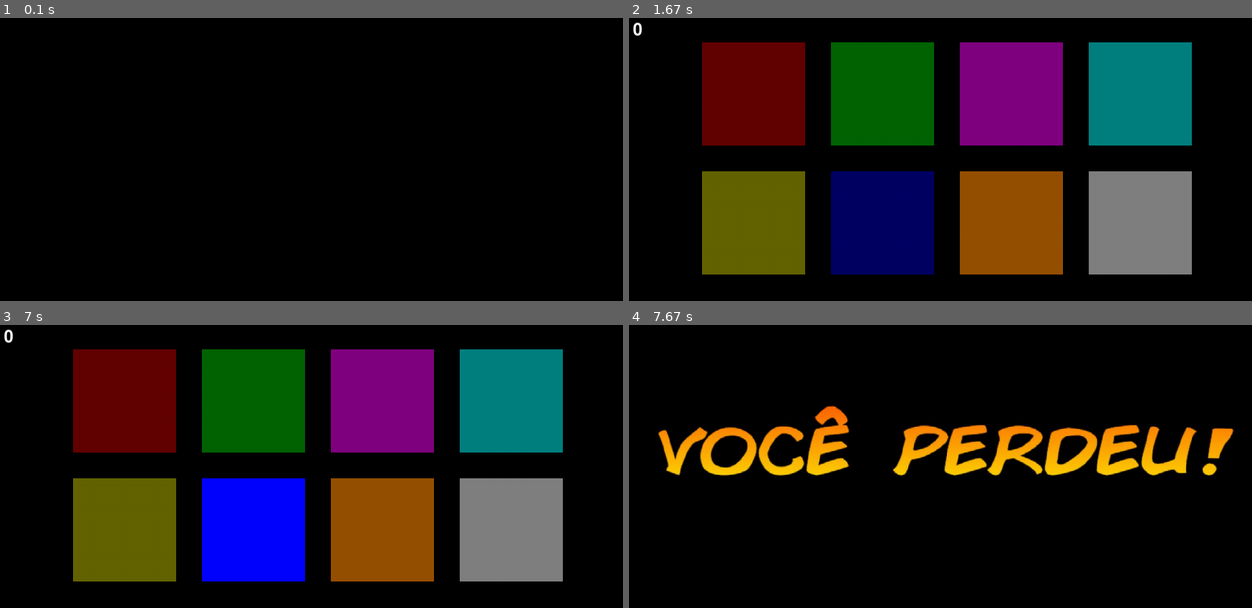
Above: before the commit, frames 1-4 (two rows, left to right).
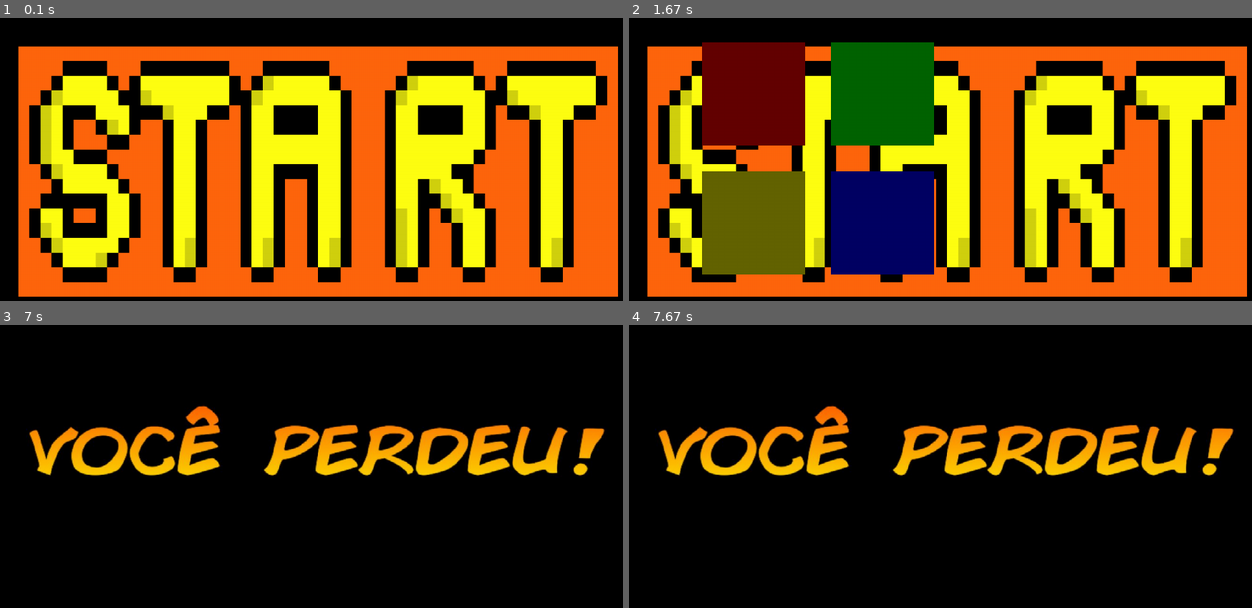
Above: after the commit, the same moments.

Repository: luccapbsaraiva/Projeto_pygame
Game: pygame game, started from Genius.py
Two runs of this game, one before a commit and one after it. Both use one fixed random seed, a clock stepped at 60 frames per second and the inputs below.
Inputs:
- Up to frame 1 (0.1 s): no input
- Up to frame 2 (1.67 s): tap Enter at 0.33 s
- Up to frame 3 (7 s): tap Space at 4.17 s; hold S 5.27-6.38 s
- Up to frame 4 (7.67 s): no input

The runs differ from the first frame. In frame 1, 64% of the frame differs, in the area x 2-100%, y 9-99%; in frame 2, 54%; in frame 3, 53%; in frame 4, nothing differs.

Commit message:
Update Genius.py
imagem "start" e só sai dessa tela ao apertar alguma tecla

Diff:
--- a/Genius.py
+++ b/Genius.py
@@ -10,6 +10,8 @@
 font = pygame.font.SysFont(None, 48)
 imagem = pygame.image.load("som/voceperdeu.jpg")
 imagem = pygame.transform.scale(imagem, (1250, 600))
+imagem2= pygame.image.load("som/start.png")
+imagem2 = pygame.transform.scale(imagem2, (1250, 600))
 
 
 vermelho = (100, 0, 0)
@@ -50,6 +52,13 @@
 tentativa = []
 seq.append(random.choice(botoes))
 aguardando = False
+inicio = True
+while inicio:
+    window.blit(imagem2,(0,0))
+    pygame.display.update()
+    for event in pygame.event.get():
+        if event.type == pygame.KEYUP:
+            inicio = False
 while game:
     clock.tick(FPS)
     pygame.time.wait(500)
